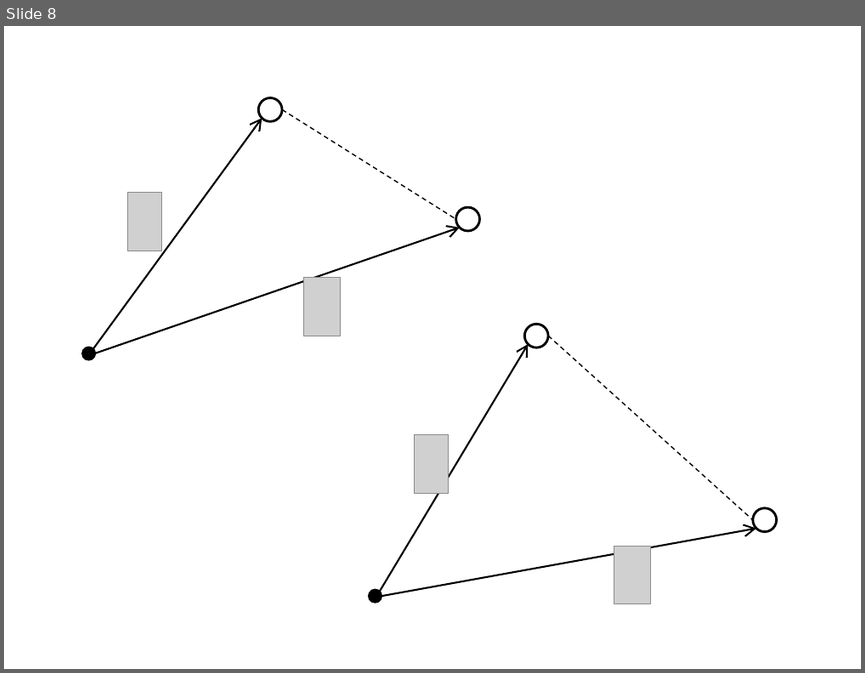
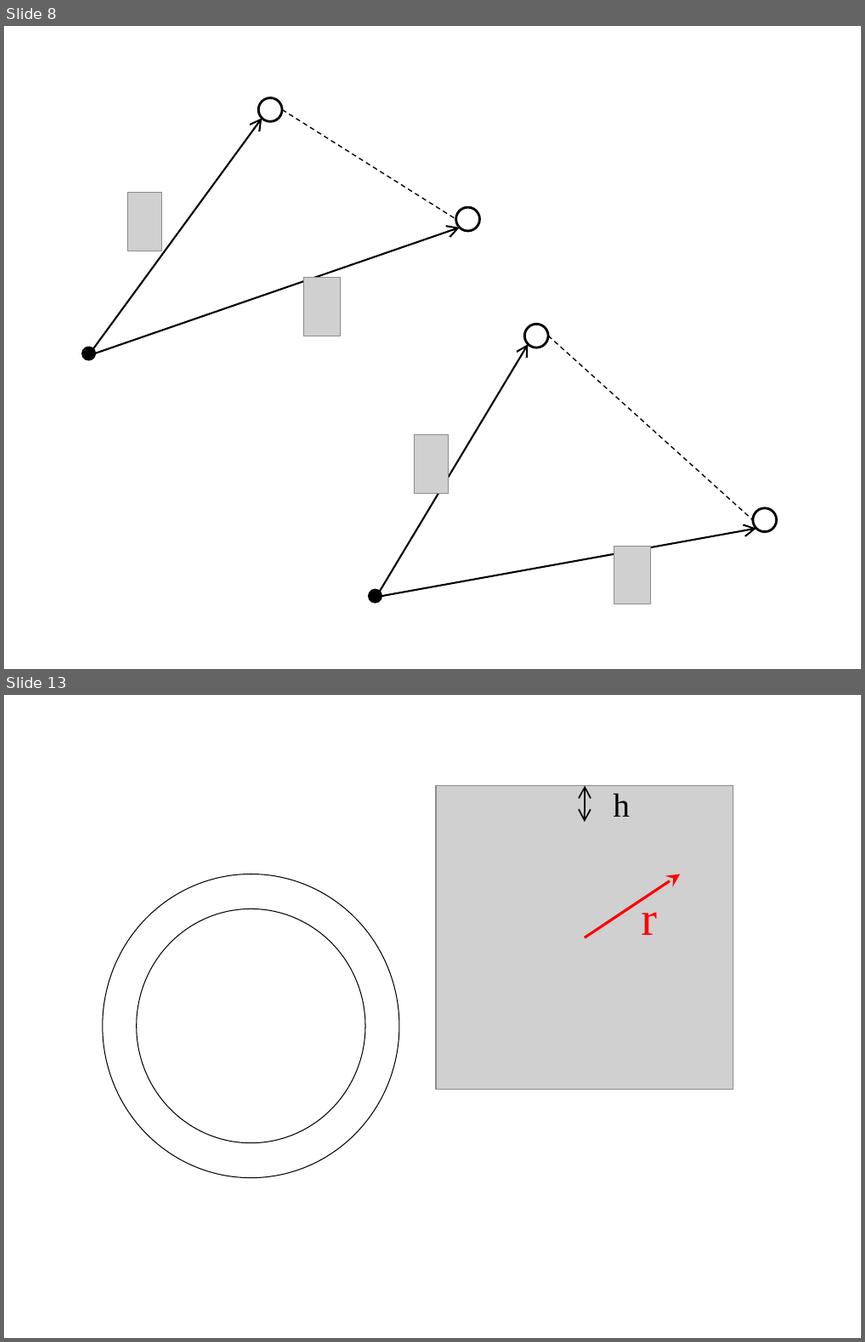
Before and after one commit to l432/NMK, a slide deck: Lecture/Mechanics/sclad.ppt. Shown one above the other, each under a label of ours: slide 8 before the commit, slides 8 and 13 after it; the slides between them are not shown. The pictures are 865x673 and 865x1342 pixels, drawn with LibreOffice and Linux fonts; fonts in the diff are those of the drawing; grey boxes stand for pictures. Boxes give left, top, right and bottom in pixels: in the first picture for what was removed or moved away, otherwise in the second. Text is boxed around its words. In the diff, an @@ line names an element or a change of style, - is before the commit and + after.

```diff
--- a/Lecture/Mechanics/sclad.ppt
+++ b/Lecture/Mechanics/sclad.ppt
@@ slide 13 added at <box>4,695,861,1338</box>, background #FFFFFF @@
@@ ellipse added at <box>103,874,399,1178</box>, fill #FFFFFF, outline #000000 0.74 pt @@
@@ group added at <box>436,786,733,1089</box>: 2 pictures, 2 texts, 1 double arrow, 1 arrow @@
+h
+r
@@ ellipse added at <box>137,908,365,1142</box>, fill #FFFFFF, outline #000000 0.74 pt @@
```
Also in this commit, not shown: 2 slides changed, 8 other slides added.
